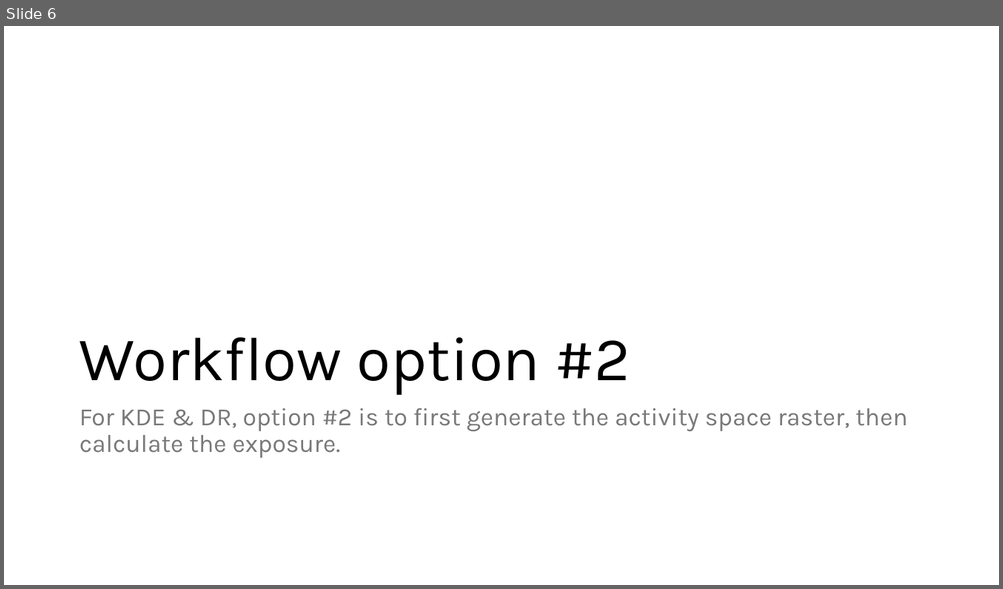
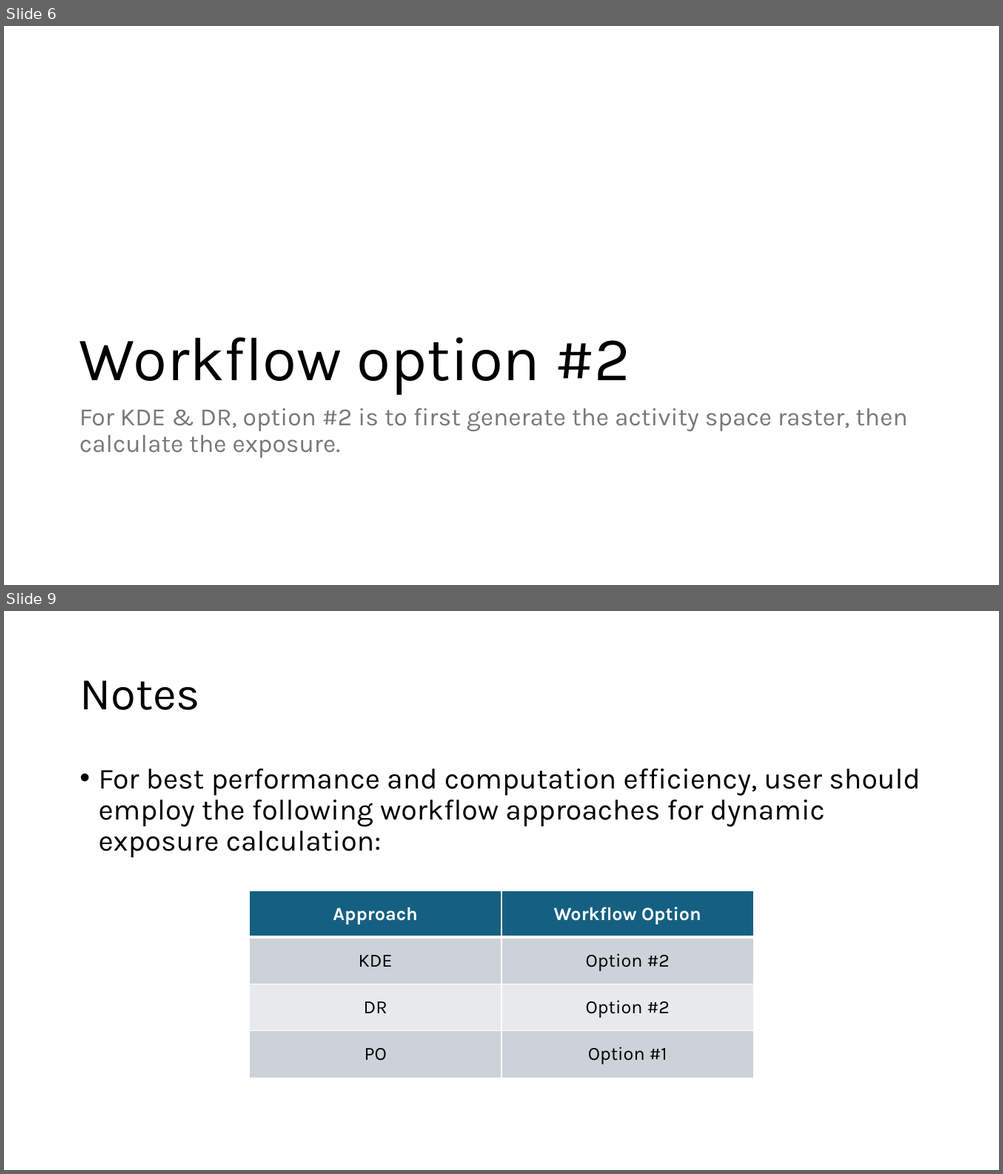
Before and after one commit to hdscalecollab/activity-space-exposure, a slide deck: DynamicExposure_AnalysisWorkflow_KDE-DR-PO.pptx. Shown one above the other, each under a label of ours: slide 6 before the commit, slides 6 and 9 after it; the slides between them are not shown. The pictures are 1003x589 and 1003x1174 pixels, drawn with LibreOffice and Linux fonts; fonts in the diff are those of the drawing. Boxes give left, top, right and bottom in pixels: in the first picture for what was removed or moved away, otherwise in the second. Text is boxed around its words. In the diff, an @@ line names an element or a change of style, - is before the commit and + after.

```diff
--- a/DynamicExposure_AnalysisWorkflow_KDE-DR-PO.pptx
+++ b/DynamicExposure_AnalysisWorkflow_KDE-DR-PO.pptx
@@ slide 9 added at (4, 611, 999, 1170), background #FFFFFF @@
@@ title added at (79, 681, 200, 710), 44 pt, text #000000 @@
+Notes
@@ text added at (99, 769, 919, 858), 28 pt, text #000000 @@
+• For best performance and computation efficiency, user should employ the following workflow approaches for dynamic exposure calculation:
@@ table added at (250, 891, 754, 1078), 4 rows, 2 columns @@
+Approach | Workflow Option
+KDE | Option #2
+DR | Option #2
+PO | Option #1
```
Also in this commit, not shown: 3 slides changed.
